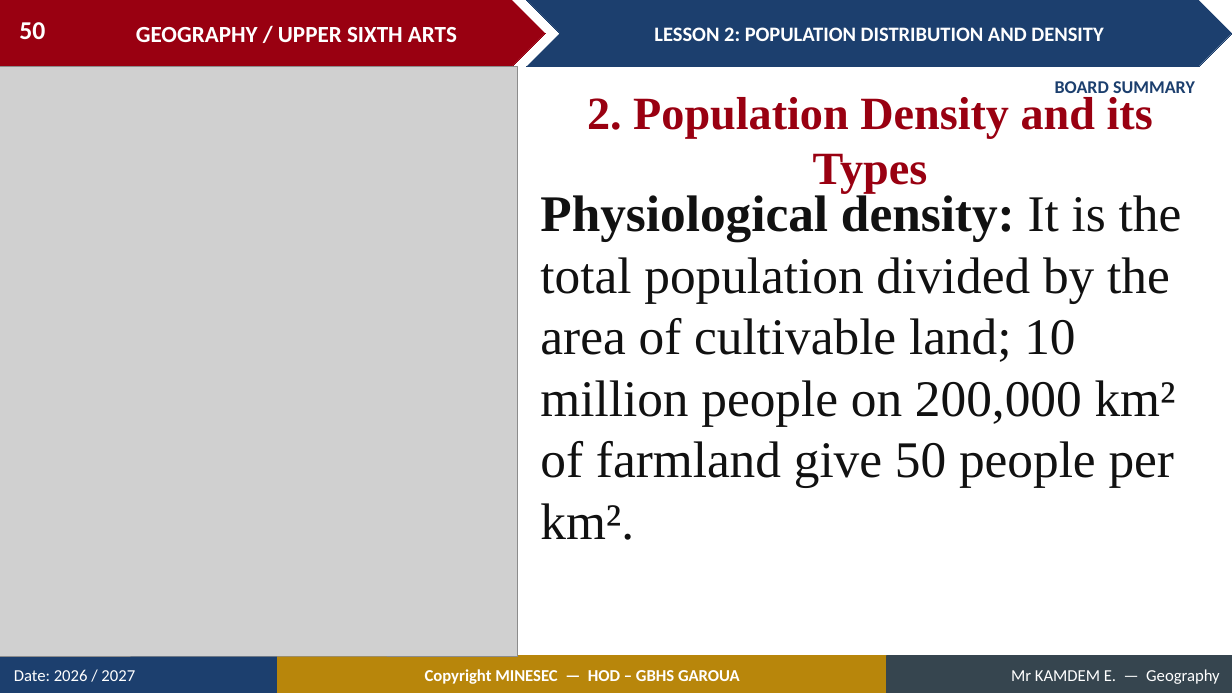
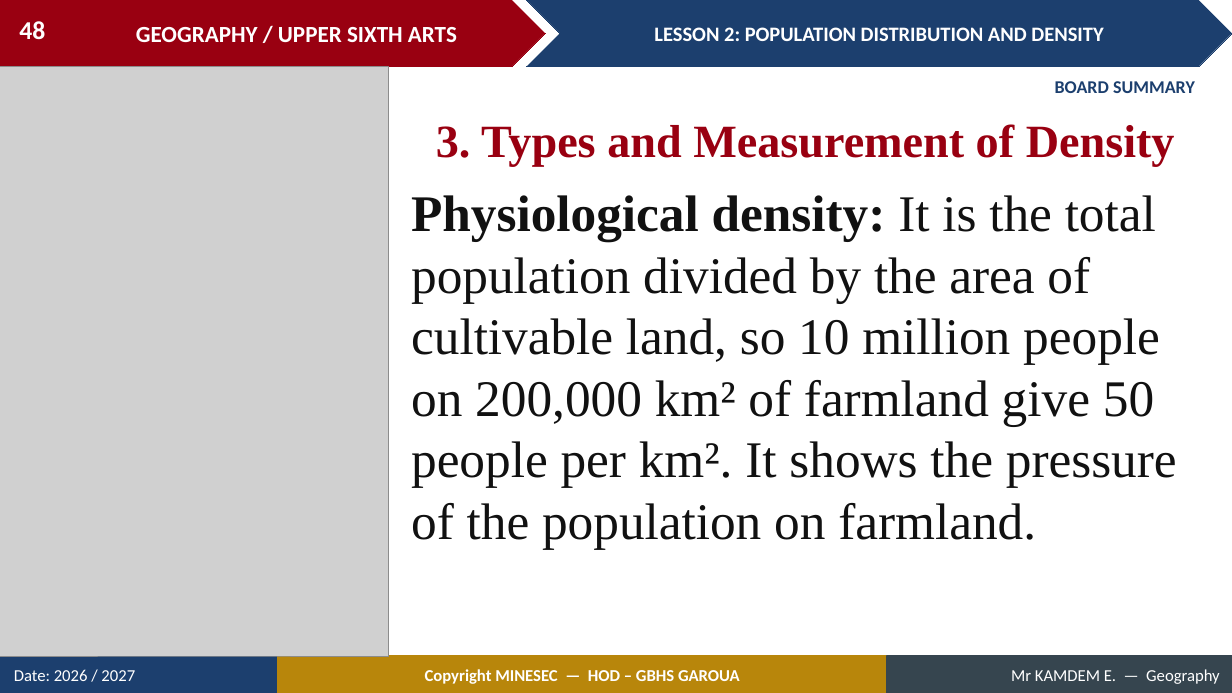
Before and after one commit to Berthautk/linea-github, a slide deck: slide 48 of lecons/USA/Population Geography/02_USA_POP_L02_Population_Distribution_and_Density.pptx (slide 50 before the commit). Drawn at 1232x693 pixels with LibreOffice and Linux fonts; fonts in the diff are those of the drawing; grey boxes stand for pictures. Boxes give left, top, right and bottom in pixels: in the first picture for what was removed or moved away, otherwise in the second. Text is boxed around its words. In the diff, an @@ line names an element or a change of style, - is before the commit and + after.

```diff
--- a/lecons/USA/Population Geography/02_USA_POP_L02_Population_Distribution_and_Density.pptx
+++ b/lecons/USA/Population Geography/02_USA_POP_L02_Population_Distribution_and_Density.pptx
@@ page number at <box>19,21,45,40</box>: text changed @@
-50
+48
@@ picture: place and size @@
-picture at <box>0,67,518,656</box>
+picture at <box>0,67,388,656</box>
@@ text at <box>436,124,1175,166</box>: text changed @@
-2. Population Density and its Types
+3. Types and Measurement of Density
@@ text at <box>411,195,1177,550</box>: text changed @@
-Physiological density: It is the total population divided by the area of cultivable land; 10 million people on 200,000 km² of farmland give 50 people per km².
+Physiological density: It is the total population divided by the area of cultivable land, so 10 million people on 200,000 km² of farmland give 50 people per km². It shows the pressure of the population on farmland.
```
Also in this commit, not shown: 13 other slides changed, 3 slides added, 7 slides removed, 25 other files.
